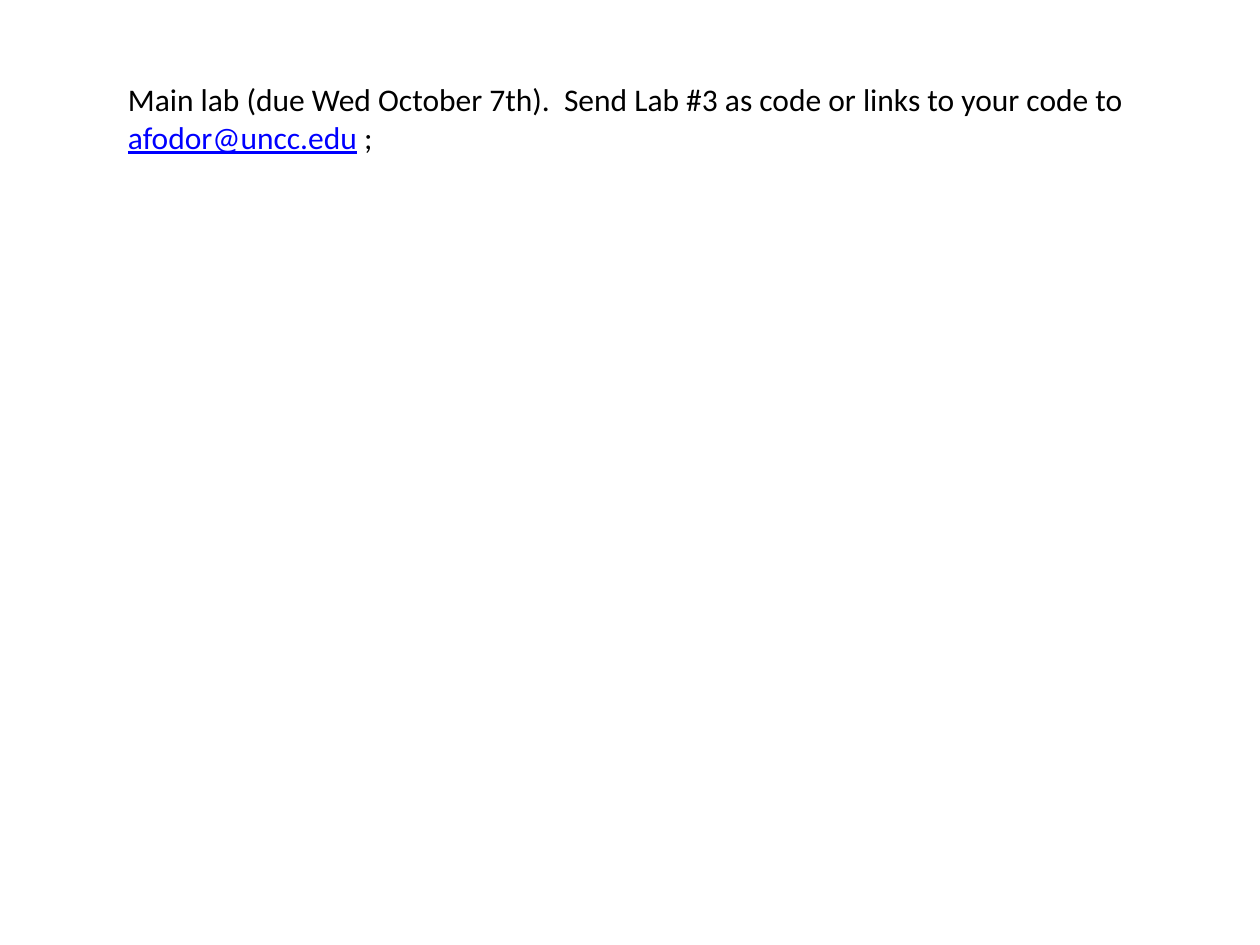
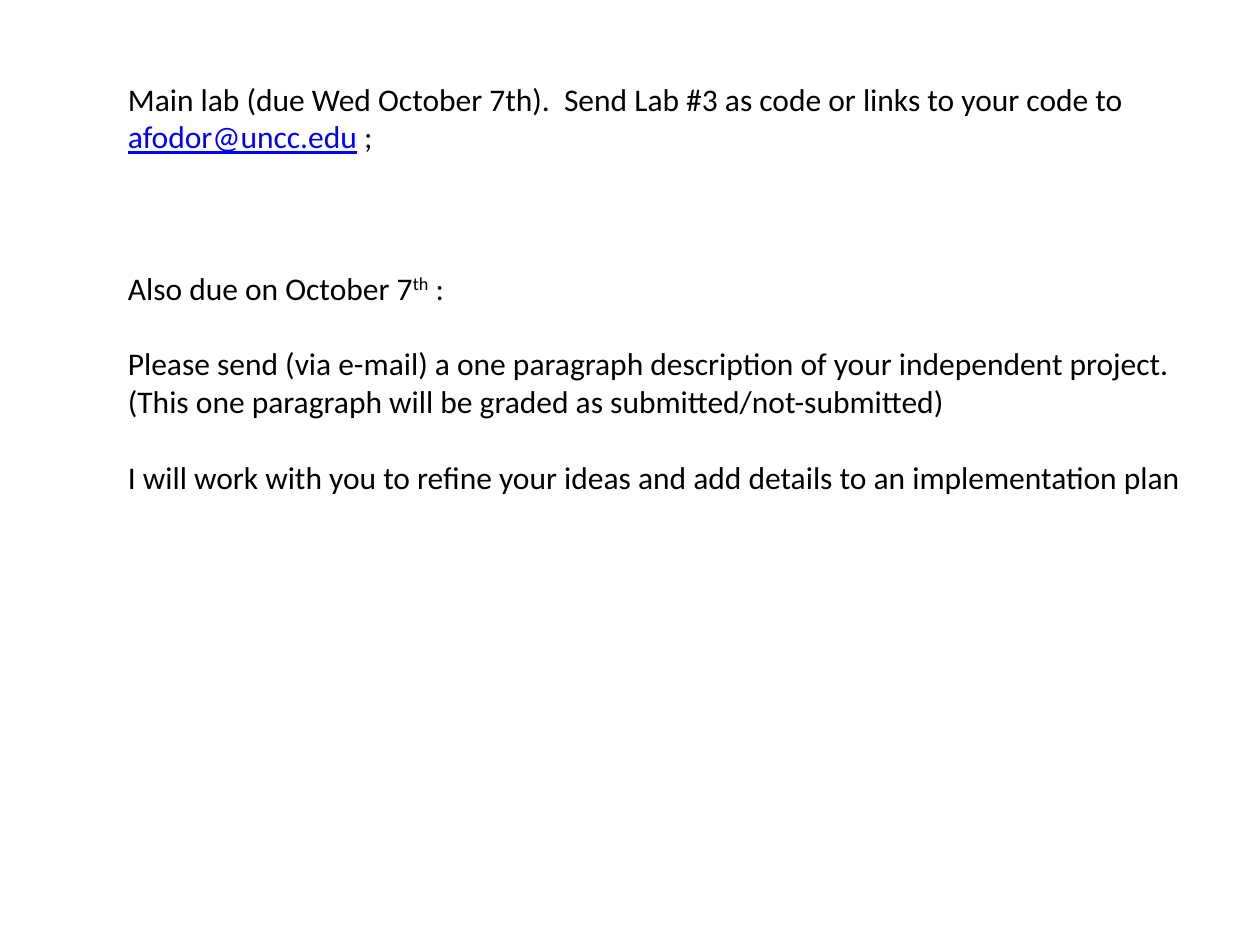
Before and after one commit to fodorclasses/fodorclasses.github.io, a slide deck: slide 1 of classes/prog2020/Lab03.pptx. Drawn at 1260x945 pixels with LibreOffice and Linux fonts; fonts in the diff are those of the drawing. Boxes give left, top, right and bottom in pixels: in the first picture for what was removed or moved away, otherwise in the second. Text is boxed around its words. In the diff, an @@ line names an element or a change of style, - is before the commit and + after.

Commit message:
update lab 3

```diff
--- a/classes/prog2020/Lab03.pptx
+++ b/classes/prog2020/Lab03.pptx
@@ text at bbox=[128, 278, 1179, 494]: paragraphs added @@
+Also due on October 7th :
+Please send (via e-mail) a one paragraph description of your independent project.
+(This one paragraph will be graded as submitted/not-submitted)
+I will work with you to refine your ideas and add details to an implementation plan
```
